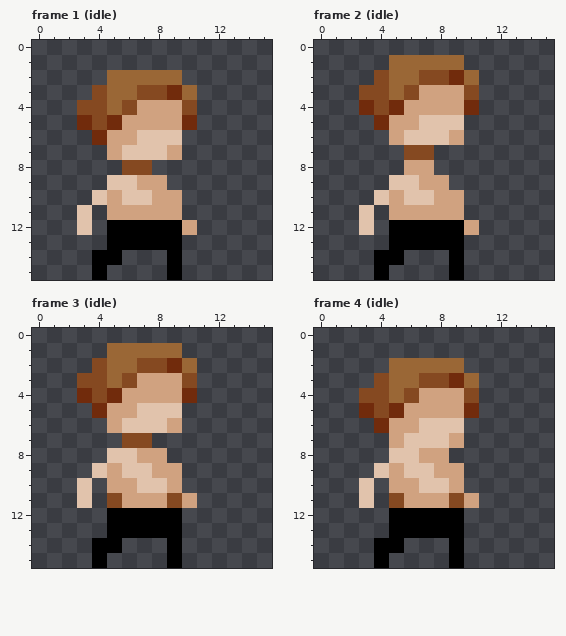
Pixel-art file, stored at AssetsRaw/player.aseprite. That is the earlier state.
16x16 pixels, 29 frames. Shown: frame 1 (idle), frame 2 (idle), frame 3 (idle), frame 4 (idle). The commit also changed other frames, which this record leaves out.
Once edited:
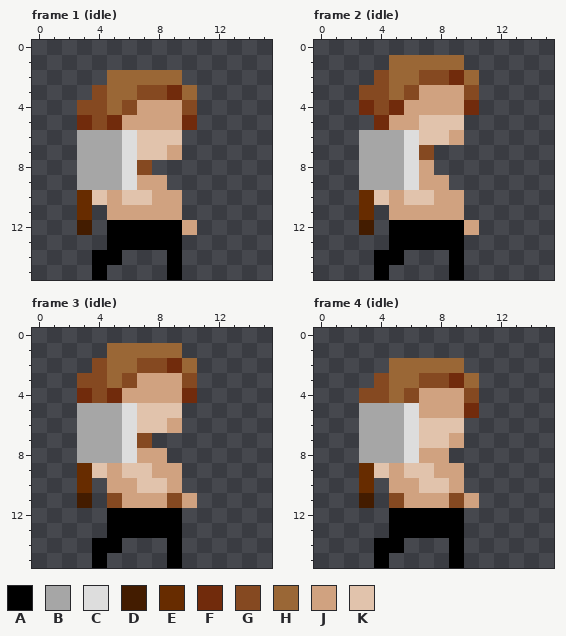
Palette (. is transparent): A #000000  B #a6a6a6  C #dddddd  D #431c00  E #672c00  F #712b0c  G #854921  H #9a6736  J #d0a280  K #e1c3ac
The exact change:
layer "axe" added
Changed rows in their new state; - is an unchanged pixel.
Frame 1 (idle), layer "axe":
first column x 3:
 6 BBBC
 7 BBBC
 8 BBBC
 9 BBBC
10 E---
11 E---
12 D---
Frame 2 (idle), layer "axe": the same change as frame 1 (idle)
Frame 3 (idle), layer "axe":
first column x 3:
 5 BBBC
 6 BBBC
 7 BBBC
 8 BBBC
 9 E---
10 E---
11 D---
Frame 4 (idle), layer "axe": the same change as frame 3 (idle)
